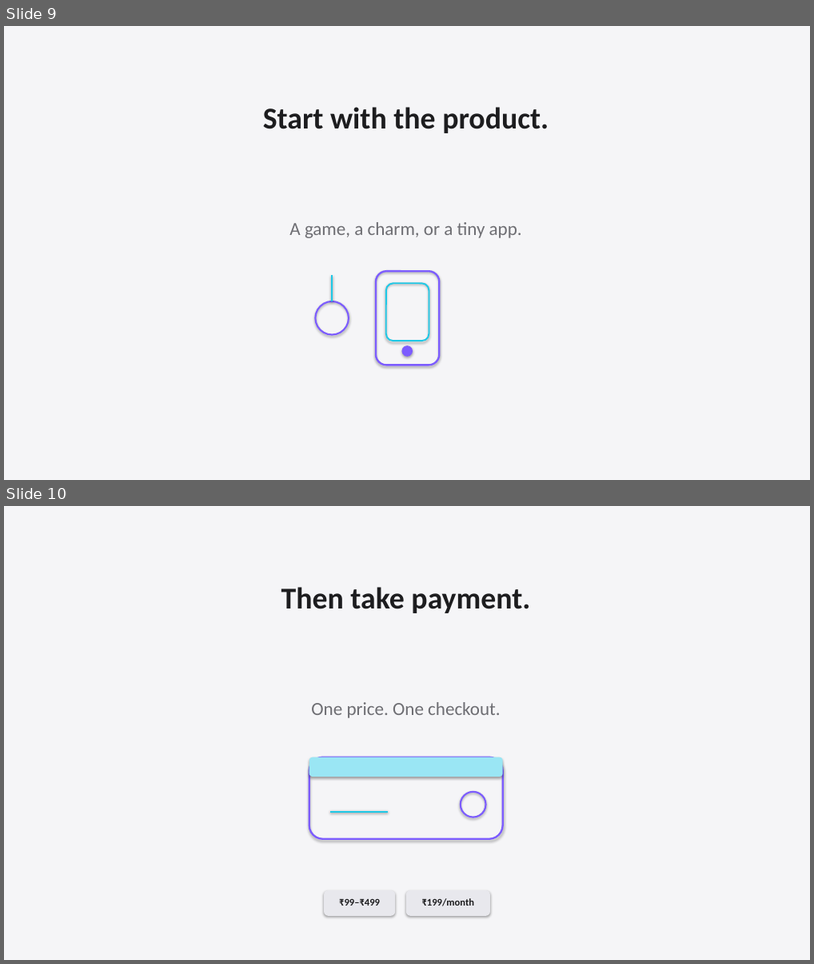
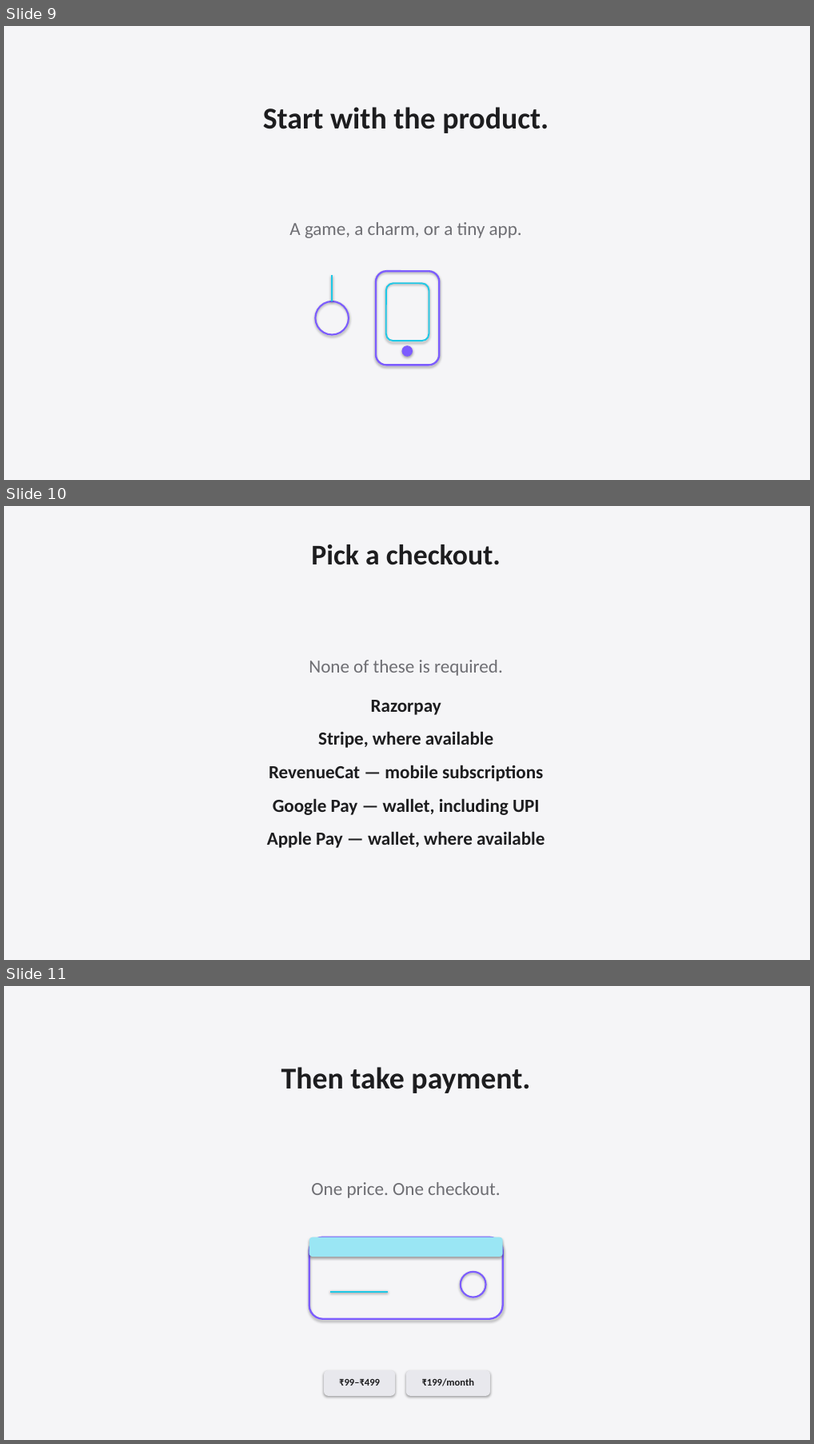
Before and after one commit to shangeethsivan/shangeethsivan.github.io, a slide deck: talks/whats-stopping-us-from-building-great-products-and-monetizing-them/whats-stopping-us-from-building-great-products-and-monetizing-them.pptx. Shown one above the other, each under a label of ours: slides 9 and 10 before the commit, slides 9, 10 and 11 after it. The pictures are 814x964 and 814x1444 pixels, drawn with LibreOffice and Linux fonts; fonts in the diff are those of the drawing. Boxes give left, top, right and bottom in pixels: in the first picture for what was removed or moved away, otherwise in the second. Text is boxed around its words. In the diff, an @@ line names an element or a change of style, - is before the commit and + after.

Commit message:
Expand the Shipaton keynote to twenty-five slides.
Adds checkout providers, Firebase analytics, a growth slide, and a follow slide so the HTML, PPTX, and PDF match before review.

```diff
--- a/talks/whats-stopping-us-from-building-great-products-and-monetizing-them/whats-stopping-us-from-building-great-products-and-monetizing-them.pptx
+++ b/talks/whats-stopping-us-from-building-great-products-and-monetizing-them/whats-stopping-us-from-building-great-products-and-monetizing-them.pptx
@@ slide 10 added at [4,506,810,960], background #FFFFFF @@
@@ rectangle added at [4,506,810,960], fill #F5F5F7 @@
@@ text added at [311,544,501,565], 34 pt, text #1D1D1F, bold @@
+Pick a checkout.
@@ text added at [309,660,503,676], 22 pt, text #6E6E73 @@
+None of these is required.
@@ text added at [371,700,442,715], 22 pt, text #1D1D1F, bold @@
+Razorpay
@@ text added at [318,731,494,748], 22 pt, text #1D1D1F, bold @@
+Stripe, where available
@@ text added at [269,764,543,781], 22 pt, text #1D1D1F, bold @@
+RevenueCat — mobile subscriptions
@@ text added at [273,798,539,815], 22 pt, text #1D1D1F, bold @@
+Google Pay — wallet, including UPI
@@ text added at [267,831,545,848], 22 pt, text #1D1D1F, bold @@
+Apple Pay — wallet, where available
@@ what was slide 10 is now slide 11 @@
```
Also in this commit, not shown: 3 slides changed, 4 other slides added, 4 other files.
